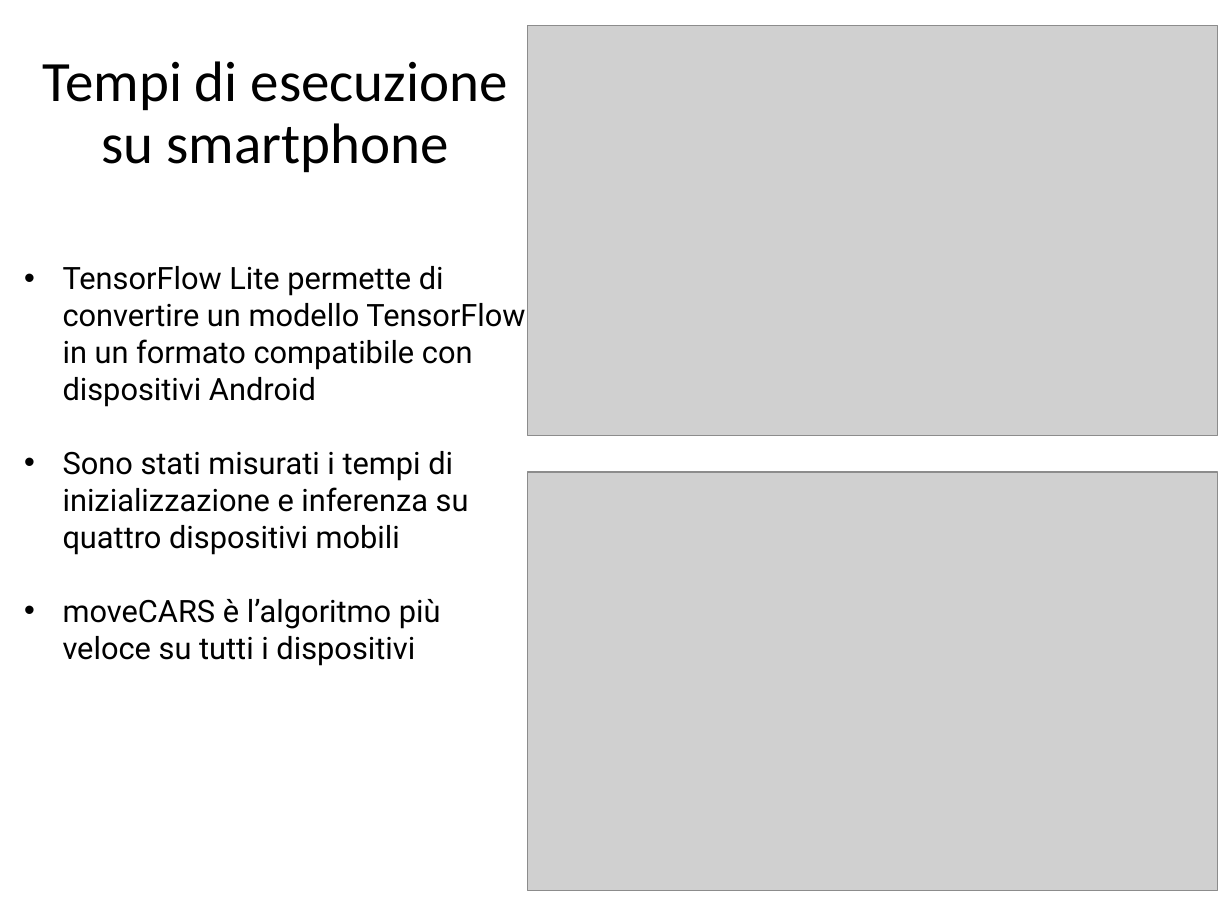
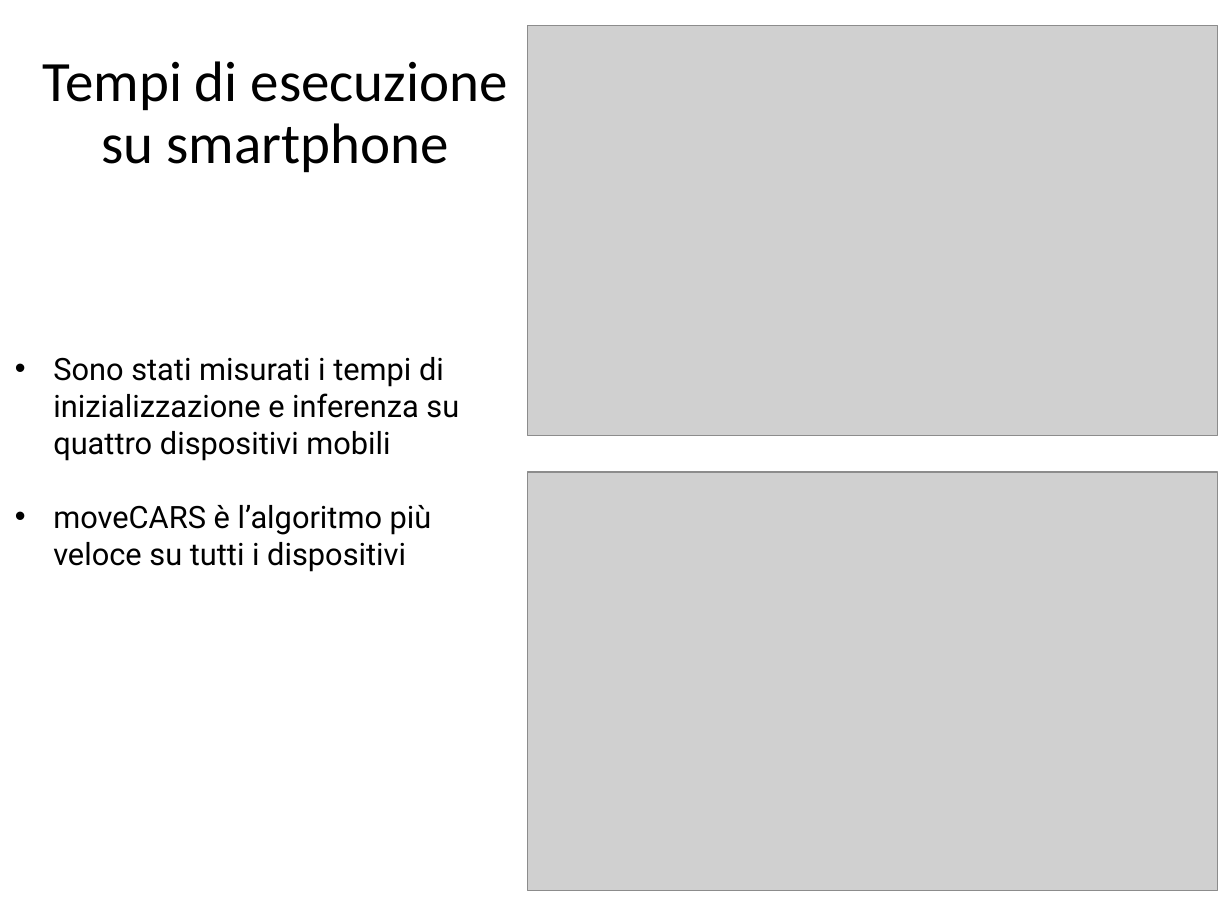
Before and after one commit to CriptHunter/tesi, a slide deck: slide 11 of presentazione/presentazione.pptx. Drawn at 1232x924 pixels with LibreOffice and Linux fonts; fonts in the diff are those of the drawing; grey boxes stand for pictures. Boxes give left, top, right and bottom in pixels: in the first picture for what was removed or moved away, otherwise in the second. Text is boxed around its words. In the diff, an @@ line names an element or a change of style, - is before the commit and + after.

```diff
--- a/presentazione/presentazione.pptx
+++ b/presentazione/presentazione.pptx
@@ text at (x1=63, y1=266, x2=525, y2=407): paragraph removed @@
-• TensorFlow Lite permette di convertire un modello TensorFlow in un formato compatibile con dispositivi Android
@@ text "Sono stati misurati i tempi ..." moved from (x1=63, y1=266, x2=525, y2=666) to (x1=53, y1=357, x2=459, y2=572) @@
```
Also in this commit, not shown: 2 other slides changed.
